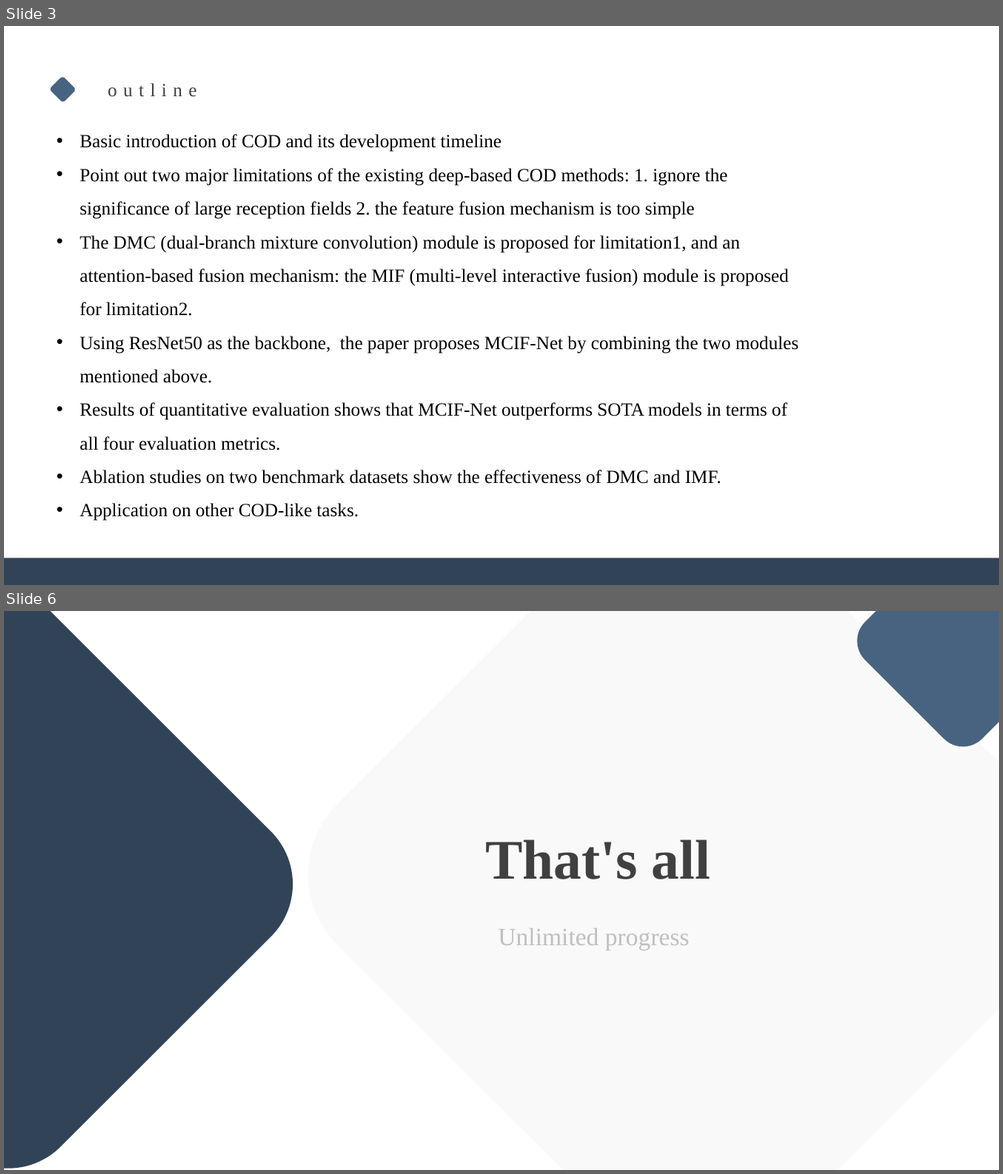
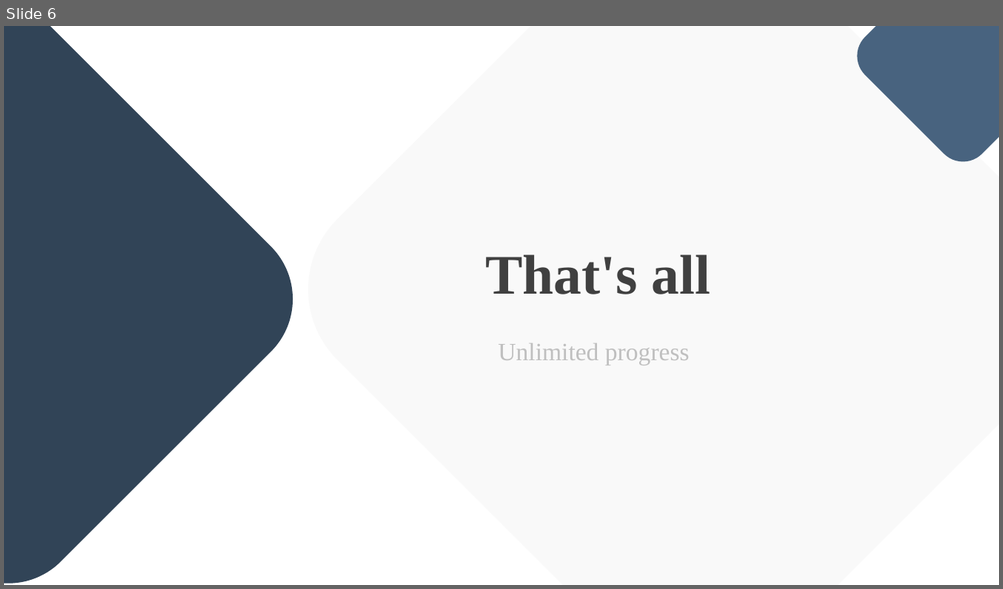
Before and after one commit to LSTM-Kirigaya/DIY-PPT-Template, a slide deck: 深蓝简约.pptx. Shown one above the other, each under a label of ours: slides 3 and 6 before the commit, slide 6 after it; the slides between them are not shown. The pictures are 1003x1174 and 1003x589 pixels, drawn with LibreOffice and Linux fonts; fonts in the diff are those of the drawing. Boxes give left, top, right and bottom in pixels: in the first picture for what was removed or moved away, otherwise in the second. Text is boxed around its words. In the diff, an @@ line names an element or a change of style, - is before the commit and + after.

```diff
--- a/深蓝简约.pptx
+++ b/深蓝简约.pptx
@@ slide 3 removed at box(4, 26, 999, 585), background #FFFFFF @@
@@ rounded rectangle removed at box(49, 76, 77, 102) @@
@@ text removed at box(108, 83, 196, 97) @@
-outline
@@ text removed at box(79, 134, 798, 521) @@
-• Basic introduction of COD and its development timeline
-• Point out two major limitations of the existing deep-based COD methods: 1. ignore the significance of large reception fields 2. the feature fusion mechanism is too simple
-• The DMC (dual-branch mixture convolution) module is proposed for limitation1, and an attention-based fusion mechanism: the MIF (multi-level interactive fusion) module is proposed for limitation2.
-• Using ResNet50 as the backbone, the paper proposes MCIF-Net by combining the two modules mentioned above.
-• Results of quantitative evaluation shows that MCIF-Net outperforms SOTA models in terms of all four evaluation metrics.
-• Ablation studies on two benchmark datasets show the effectiveness of DMC and IMF.
-• Application on other COD-like tasks.
@@ rectangle removed at box(4, 559, 999, 585) @@
```
Also in this commit, not shown: 1 slide changed, 4 slides added, 3 other slides removed, 4 other files.
